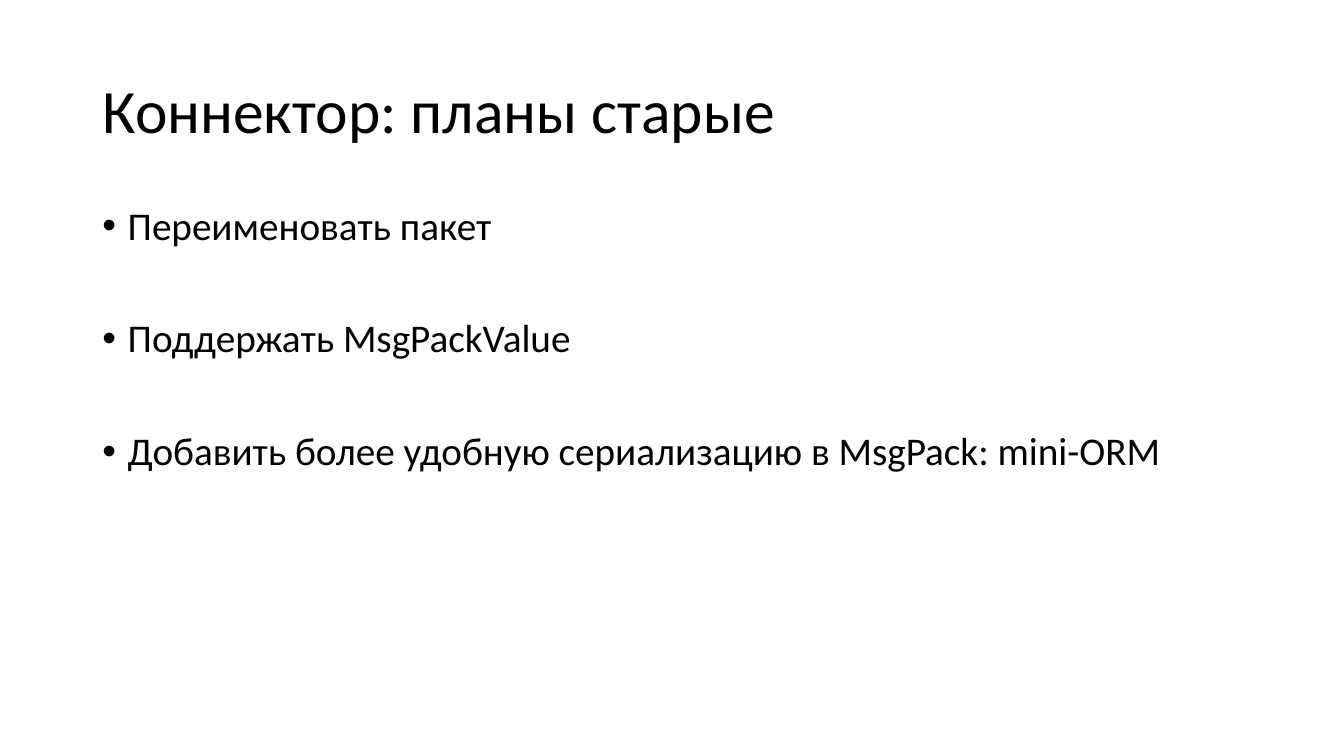
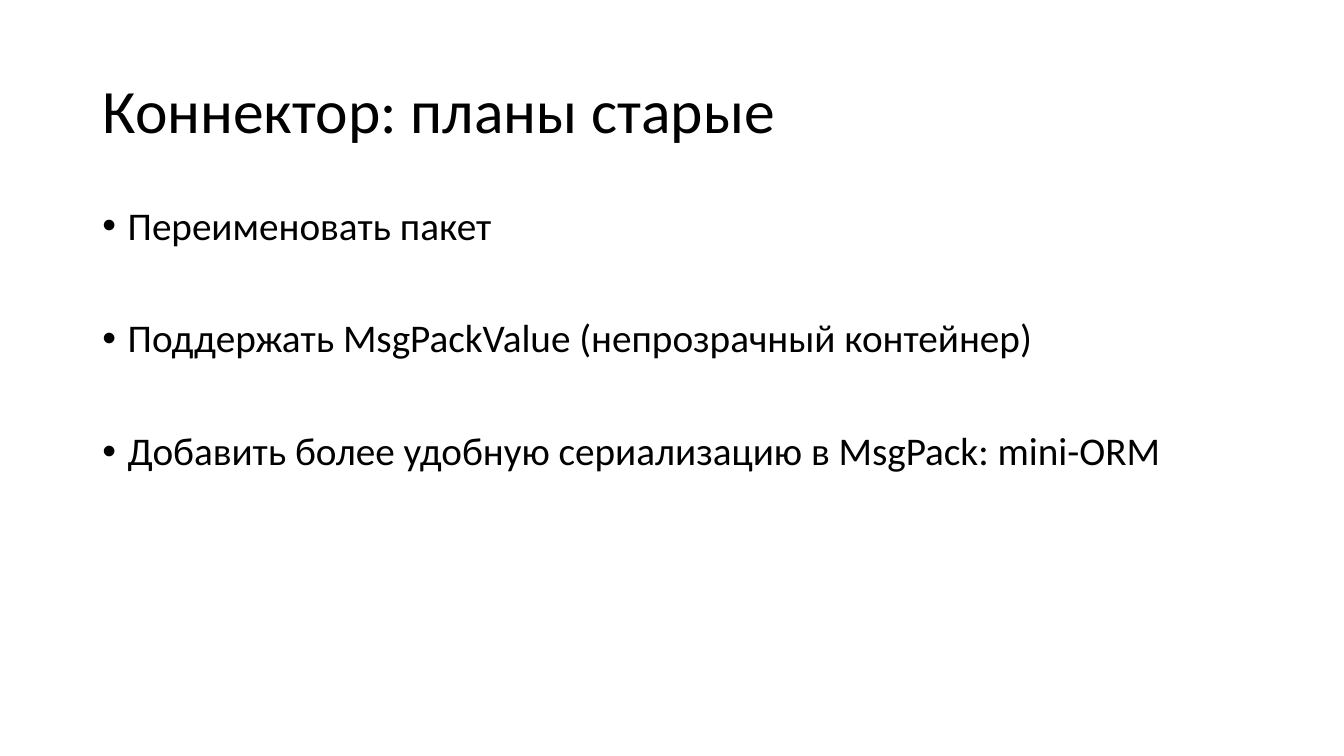
Before and after one commit to aensidhe/presentations, a slide deck: slide 30 of 2017/10/net core and linux in production.pptx (slide 28 before the commit). Drawn at 1344x756 pixels with LibreOffice and Linux fonts; fonts in the diff are those of the drawing. Boxes give left, top, right and bottom in pixels: in the first picture for what was removed or moved away, otherwise in the second. Text is boxed around its words. In the diff, an @@ line names an element or a change of style, - is before the commit and + after.

```diff
--- a/2017/10/net core and linux in production.pptx
+++ b/2017/10/net core and linux in production.pptx
@@ text at [128,323,1031,359]: text changed @@
-• Поддержать MsgPackValue
+• Поддержать MsgPackValue (непрозрачный контейнер)
```
Also in this commit, not shown: 10 other slides changed, 2 slides added.
